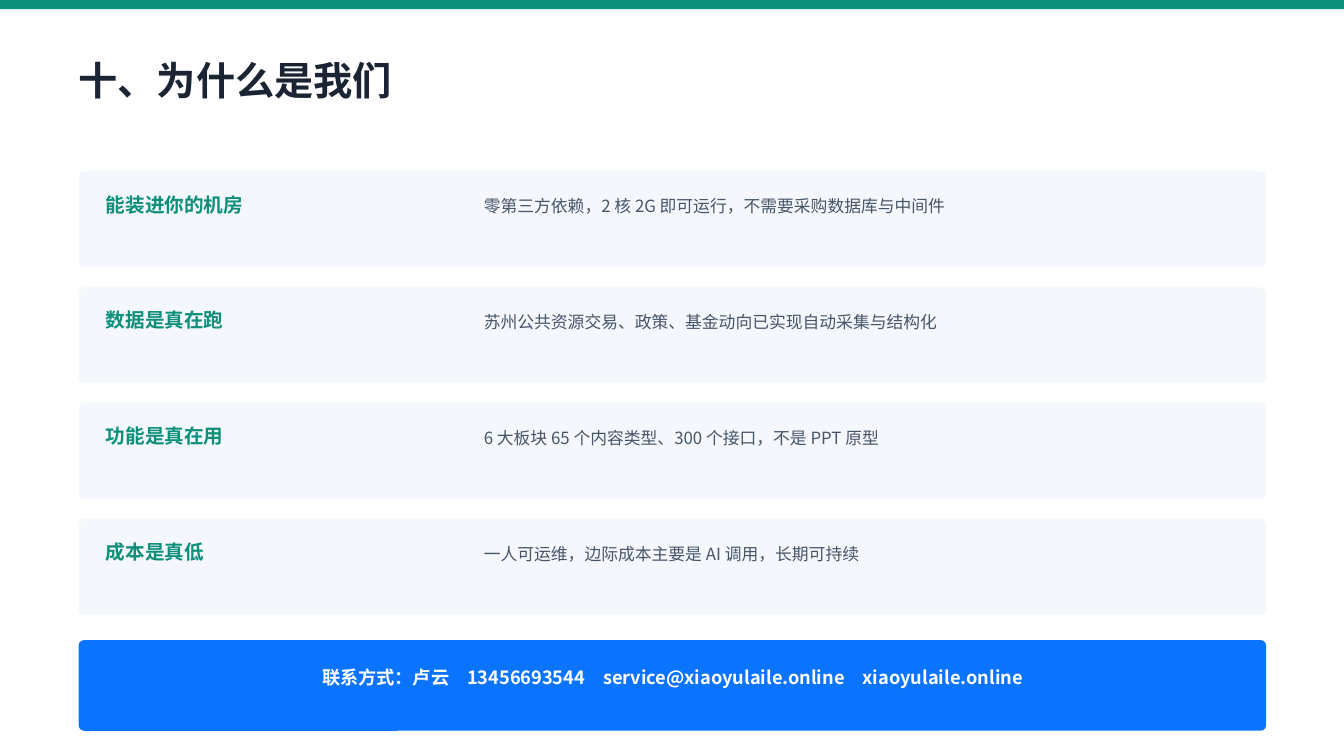
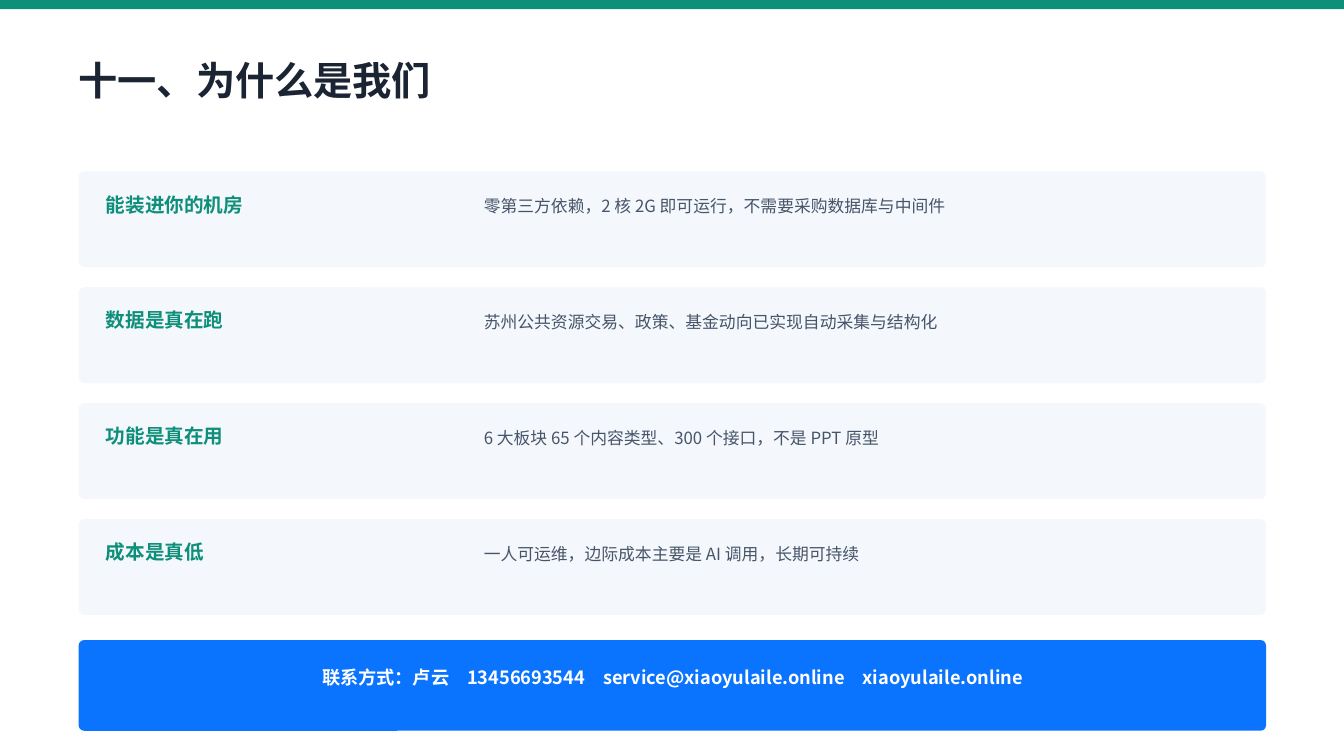
Before and after one commit to lucky0576/xiaoyu-laile, a slide deck: slide 12 of public/docs/region-industry-info-plan.pptx (slide 11 before the commit). Drawn at 1344x756 pixels with LibreOffice and Linux fonts; fonts in the diff are those of the drawing. Boxes give left, top, right and bottom in pixels: in the first picture for what was removed or moved away, otherwise in the second. Text is boxed around its words. In the diff, an @@ line names an element or a change of style, - is before the commit and + after.

Commit message:
﻿方案 PPT 补「政府招商线索服务」页，页数 11 → 12
新增第 10 页：九、专项服务：政府招商线索服务
  副标：不承诺帮你招到企业，而是把「该找谁」这件事做扎实
  左栏「交付内容」6 条：
    目标企业清单 / 每月 10–20 家线索 / 协助对接联络 /
    推介会与企业考察（每年 2 场）/ 线索台账 / 年度招商分析报告
  右栏三块：
    适合谁：区县招商部门 / 产业园区管委会 / 国资平台·招商公司
    报价：20 万起 / 年（按服务范围确定，不含落地奖励）
    橙色边界提示：本服务交付的是线索与对接协助，不对企业最终是否落地作承诺
  页脚说明：这一项与前面的平台建设是两件事 —— 平台是工具，招商是服务，可以单独采购

同步改动
  · 原「九、报价与付款方式」改为「十、」，原「十、为什么是我们」改为「十一、」
  · 报价表新增一行：政府招商线索服务 | 线索整理、对接协助、年度招商分析（可单独采购）| 20 万起 / 年
  · 企业服务页下载按钮文案 11 页 → 12 页（3 处）

实测
  pptx 12 页，标题序列正确 ✅
  第 10 页排版正常（左卡片 + 右侧三块，无重叠溢出）✅
  第 11 页报价表 5 行正常，付款方式与发票说明完整 ✅
  服务器文件已覆盖：53869 字节，HTTP 200 ✅
  企业服务页文案已更新并部署

回归：#/services #/contact-us #/home 正常

```diff
--- a/public/docs/region-industry-info-plan.pptx
+++ b/public/docs/region-industry-info-plan.pptx
@@ text at (79,61,431,99): text changed @@
-十、为什么是我们
+十一、为什么是我们
```
Also in this commit, not shown: 1 other slide changed, 1 slide added, 2 other files.
